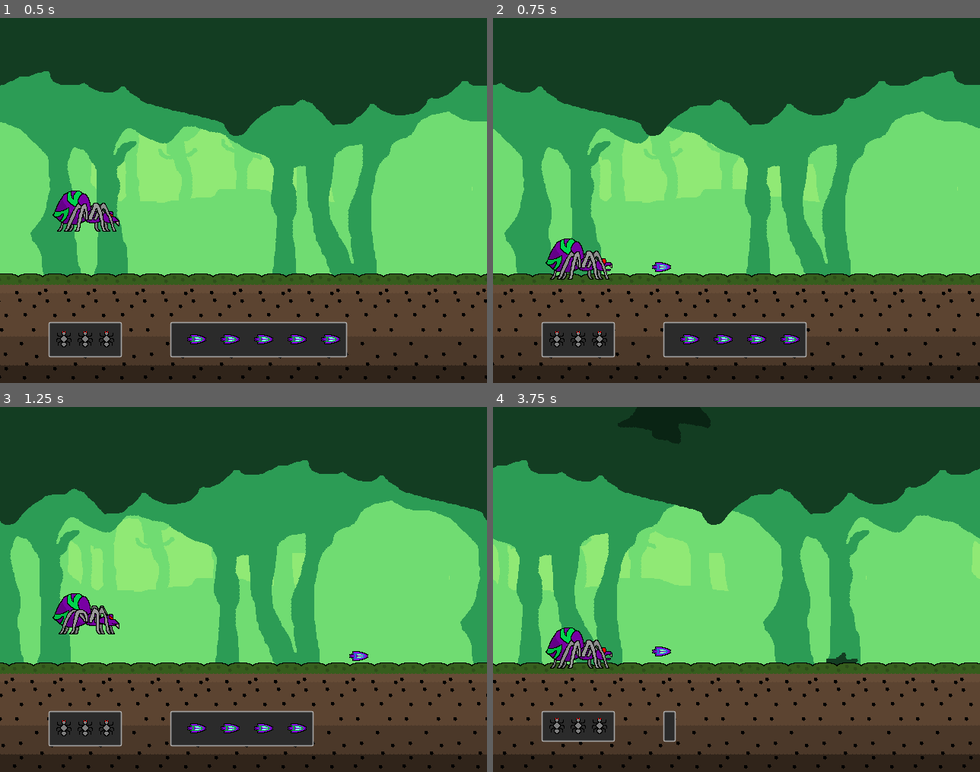
Above: before the commit, frames 1-4 (two rows, left to right).
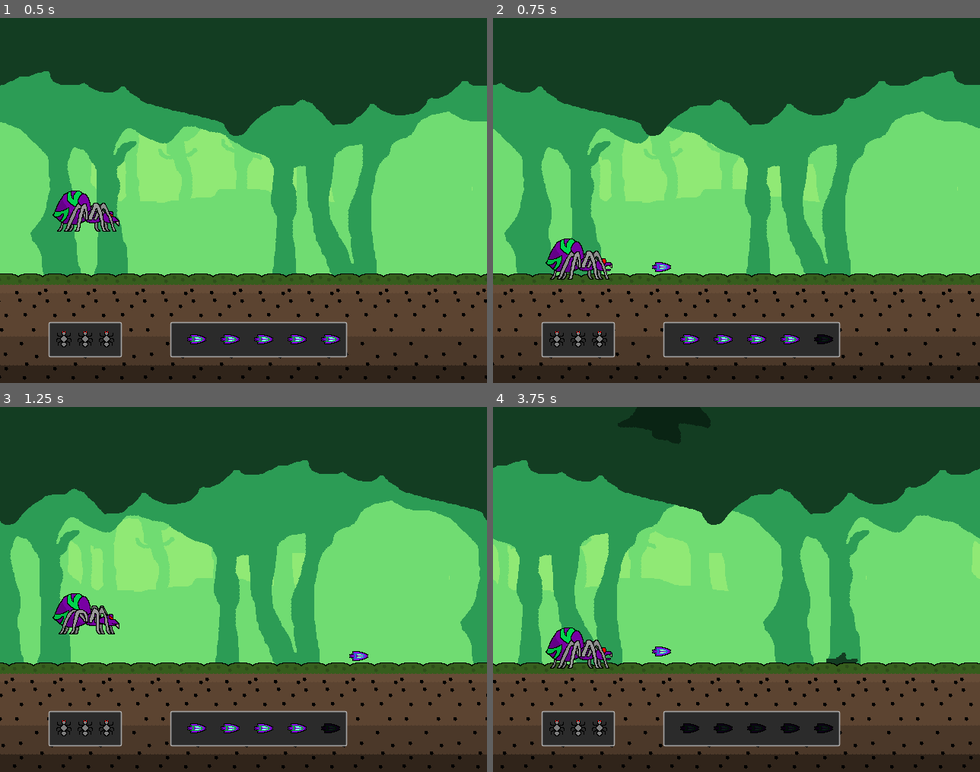
Above: after the commit, the same moments.

Repository: Gravedigger7789/spider-scramble
Game: Godot game, scene res://src/Level/Sandbox1.tscn
The game is run twice, just before and just after one commit, with the same random seed, the same clock (stepped at 60 frames per second) and the same inputs. This scene is started directly instead of the project's main scene.
Inputs:
- Up to frame 1 (0.5 s): no input
- Up to frame 2 (0.75 s): tap Z (attack) at 0.6 s
- Up to frame 3 (1.25 s): tap Up (jump) at 0.77 s
- Up to frame 4 (3.75 s): tap Z (attack) every 0.75 s from 1.35 to 3.6 s; tap Up (jump) at 1.52, 3.02 s

Frame 1 is identical in both runs. In frame 2, 0.7% of the frame differs, in the area x 64-72%, y 83-94%; in frame 3, 0.7%; in frame 4, 3.9%, in the area x 9-72%, y 83-94%.

Commit message:
Making GUI gray on deplete

Diff:
--- a/src/GUI/AmmoGUI.gd
+++ b/src/GUI/AmmoGUI.gd
@@ -1,7 +1,8 @@
 extends HBoxContainer
 
+var ammo_texture := preload("res://assets/player/acid_shot_2.png")
+var ammo_container_node = "HeartContainer"
 
-var ammo_texture := preload("res://assets/player/acid_shot_2.png")
 
 func _on_Player_max_ammo_changed(ammo):
 	for child in get_children():
@@ -9,9 +10,8 @@
 		child.queue_free()
 	for i in ammo:
 		var ammo_container := TextureRect.new()
+		ammo_container.name = ammo_container_node
 		ammo_container.texture = ammo_texture
-		# ammo_container.rect_rotation = -90
-		# ammo_container.rect_position.y = ammo_container.texture.get_width()
 		var center_container := CenterContainer.new()
 		center_container.add_child(ammo_container)
 		add_child(center_container)
@@ -19,4 +19,5 @@
 
 func _on_Player_ammo_changed(ammo):
 	for i in get_child_count():
-		get_child(i).visible = ammo > i
+		var ammo_container: TextureRect = get_child(i).get_node(ammo_container_node)
+		ammo_container.modulate = Color(1, 1, 1) if ammo > i else Color(0.1, 0.1, 0.1)
--- a/src/GUI/HealthGUI.gd
+++ b/src/GUI/HealthGUI.gd
@@ -1,7 +1,8 @@
 extends HBoxContainer
 
+var heart_texture := preload("res://assets/collect/fly.png")
+var heart_container_node = "HeartContainer"
 
-var heart_texture := preload("res://assets/collect/fly.png")
 
 func _on_Player_max_health_changed(health):
 	for child in get_children():
@@ -9,6 +10,7 @@
 		child.queue_free()
 	for i in health:
 		var heart_container := TextureRect.new()
+		heart_container.name = heart_container_node
 		heart_container.texture = heart_texture
 		var center_container := CenterContainer.new()
 		center_container.add_child(heart_container)
@@ -17,4 +19,5 @@
 
 func _on_Player_health_changed(health):
 	for i in get_child_count():
-		get_child(i).visible = health > i
+		var heart_container: TextureRect = get_child(i).get_node(heart_container_node)
+		heart_container.modulate = Color(1, 1, 1) if health > i else Color(0.1, 0.1, 0.1)
